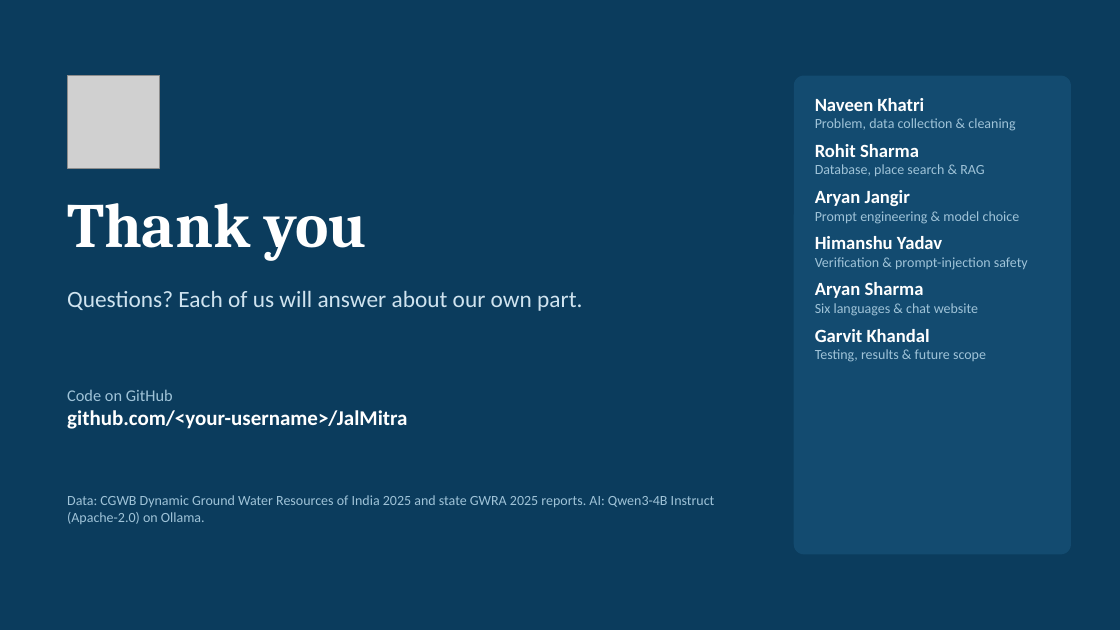
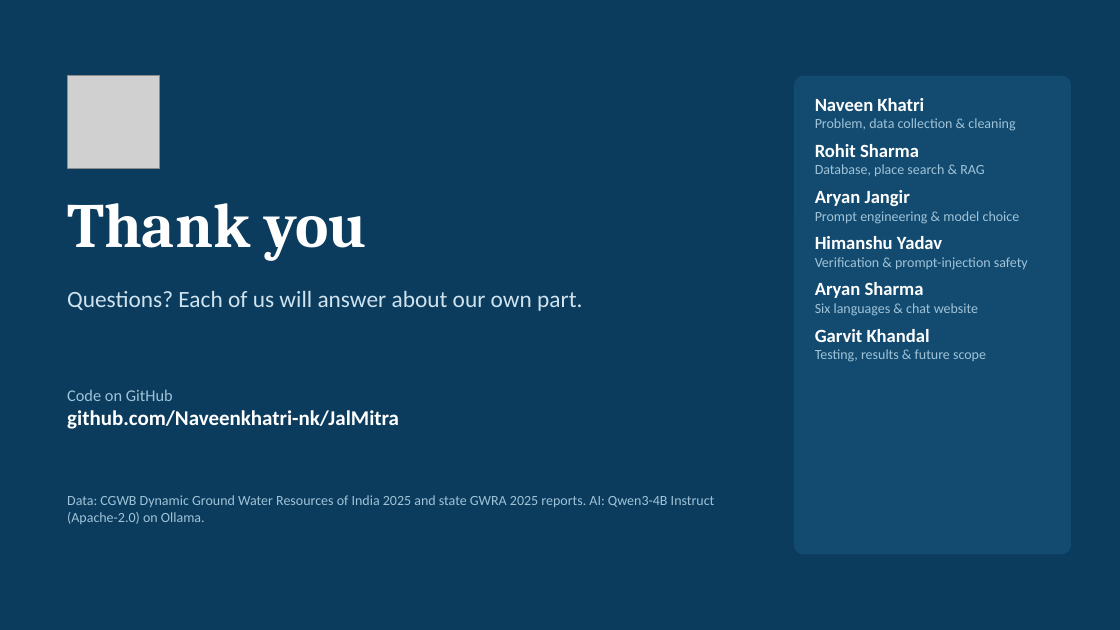
Before and after one commit to Naveenkhatri-nk/JalMitra, a slide deck: slide 19 of presentation/JalMitra_Presentation.pptx. Drawn at 1120x630 pixels with LibreOffice and Linux fonts; fonts in the diff are those of the drawing; grey boxes stand for pictures. Boxes give left, top, right and bottom in pixels: in the first picture for what was removed or moved away, otherwise in the second. Text is boxed around its words. In the diff, an @@ line names an element or a change of style, - is before the commit and + after.

Commit message:
Add GitHub link to last slide

```diff
--- a/presentation/JalMitra_Presentation.pptx
+++ b/presentation/JalMitra_Presentation.pptx
@@ text at box(67, 410, 399, 429): text changed @@
-github.com/<your-username>/JalMitra
+github.com/Naveenkhatri-nk/JalMitra
```
